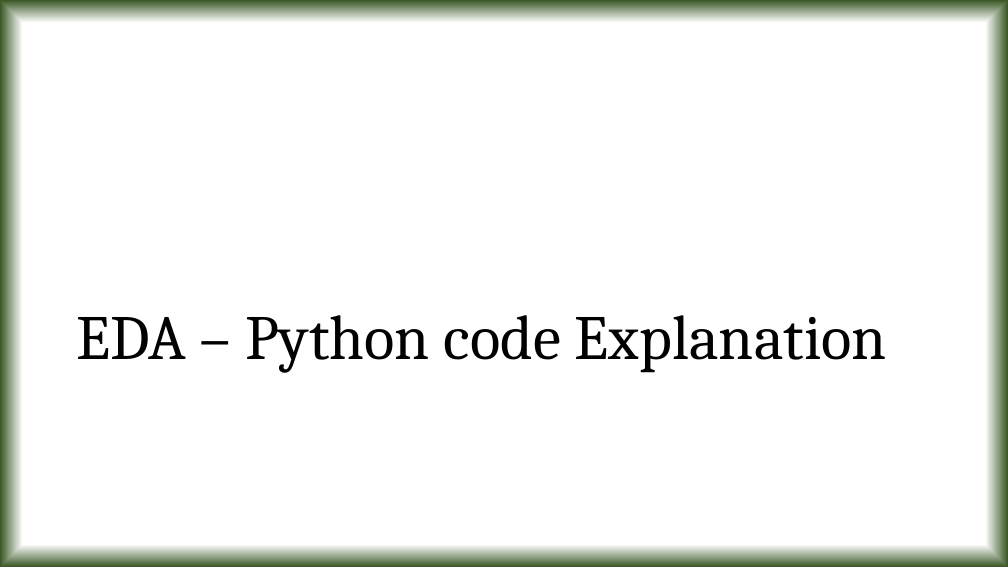
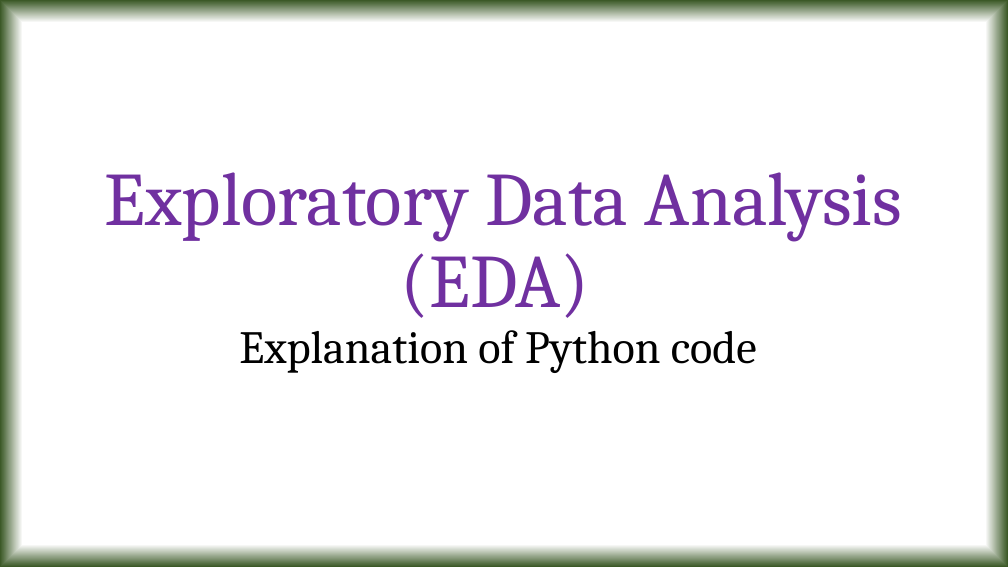
Before and after one commit to tanmoyie/Applied-Statistics, a slide deck: slide 14 of Projects & Dataset/Presentation on Python projects in Applied Statistics.pptx. Drawn at 1008x567 pixels with LibreOffice and Linux fonts; fonts in the diff are those of the drawing. Boxes give left, top, right and bottom in pixels: in the first picture for what was removed or moved away, otherwise in the second. Text is boxed around its words. In the diff, an @@ line names an element or a change of style, - is before the commit and + after.

```diff
--- a/Projects & Dataset/Presentation on Python projects in Applied Statistics.pptx
+++ b/Projects & Dataset/Presentation on Python projects in Applied Statistics.pptx
@@ title at box(104, 172, 903, 373): text changed; size 60 to 72 pt; text colour #000000 to #7030A0 @@
-EDA – Python code Explanation
+Exploratory Data Analysis (EDA)
+Explanation of Python code
```
Also in this commit, not shown: 2 other slides changed, 1 other file.
